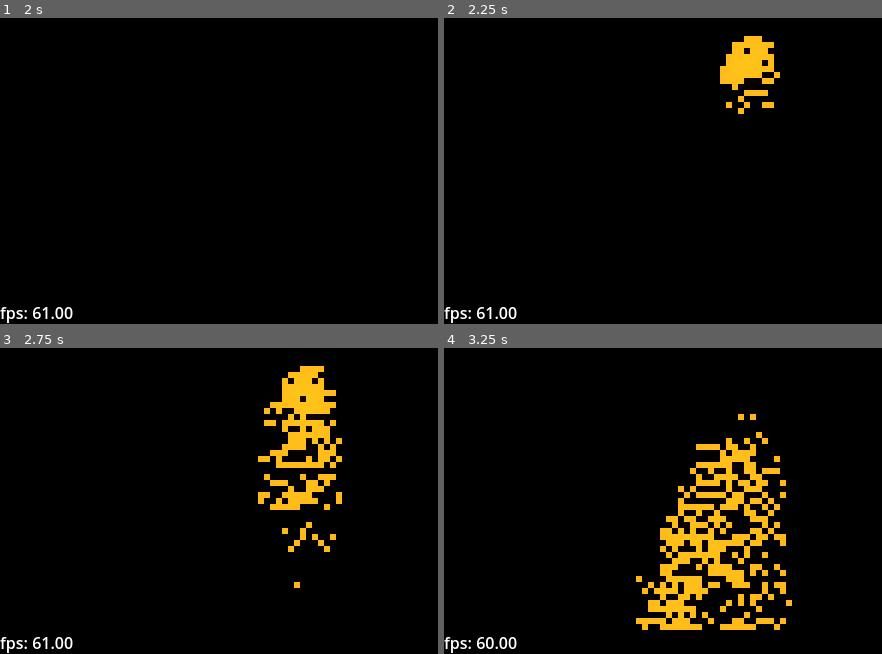
Above: before the commit, frames 1-4 (two rows, left to right).
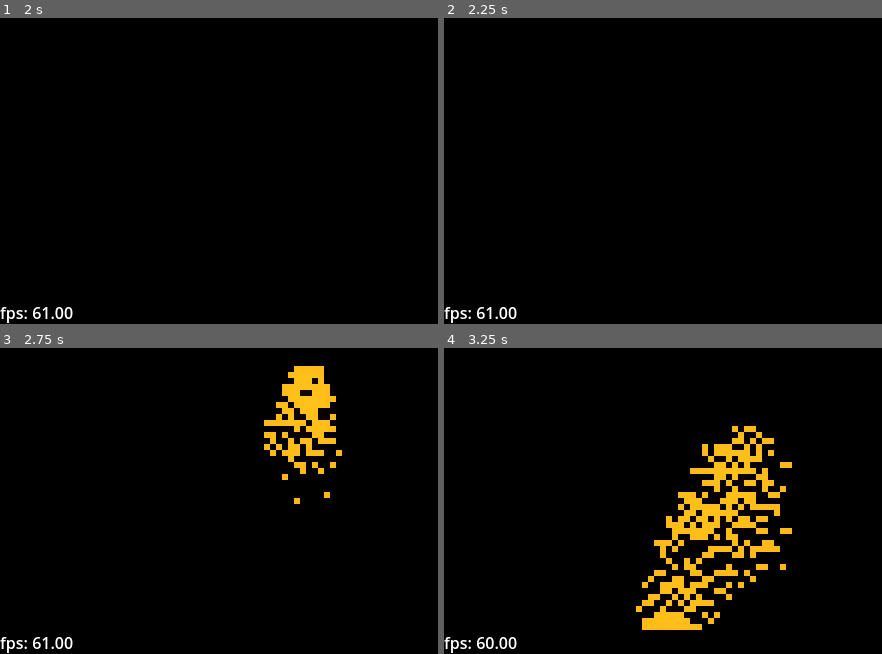
Above: after the commit, the same moments.

Repository: kiwijuice56/sand-spoon
Game: Godot game, scene res://main/main.tscn
Same seed, same stepped clock (60 frames per second), same inputs: the game is played once before the commit and once after it.
Inputs (mouse positions are in pixels of both pictures, inside the frame that each line leads up to):
- Up to frame 1 (2 s): tap Enter at 0.5 s; move the mouse to (367, 112) at 0.52 s; hold 0 0.53-1.28 s; tap 1 at 0.8, 1.35 s; tap Space at 1.25 s; move the mouse to (153, 152) at 1.27 s; tap 0 at 1.55 s
- Up to frame 2 (2.25 s): move the mouse to (750, 48) at 2.02 s; press the mouse at (750, 48) at 2.03 s
- Up to frame 3 (2.75 s): tap 1 at 2.3 s
- Up to frame 4 (3.25 s): move the mouse to (676, 537) at 2.77 s; release the mouse at (676, 537) at 2.78 s; tap 0 at 2.85 s

Frame 1 is identical in both runs. In frame 2, 1.7% of the frame differs, in the area x 63-77%, y 5-32%; in frame 3, 3.5%; in frame 4, 8.4%, in the area x 43-80%, y 21-93%.

Commit message:
Lazy drawing painting fix

Diff:
--- a/main/painter/painter.gd
+++ b/main/painter/painter.gd
@@ -22,6 +22,11 @@
 	if Input.is_action_just_released("tap"):
 		is_tapping = false
 
+	if Input.is_key_pressed(KEY_0):
+		current_element = "empty"
+	if Input.is_key_pressed(KEY_1):
+		current_element = "sand"
+
 func paint_line(start: Vector2, end: Vector2, line_width: int, element_name: String) -> void:
 	if start.distance_to(end) > line_width / 2.0:
 		var point: Vector2 = start
--- a/main/simulation/simulation.gd
+++ b/main/simulation/simulation.gd
@@ -53,7 +53,6 @@
 			draw_rect(rect, Color.RED.lightened(chunk_count[chunk_row * chunk_width + chunk_col] / float(chunk_size * chunk_size)), false)
 
 func _process(_delta: float) -> void:
-	chunk_update.fill(0)
 	for i in range(chunk_width * chunk_height):
 		if chunk_count[i] == 0:
 			continue
@@ -103,7 +102,7 @@
 			var col: int = j % chunk_size + i % chunk_width * chunk_size
 
 			image.set_pixel(col, row, elements[cell_id[row * width + col]].get_color(self, row, col))
-
+	chunk_update.fill(0)
 	texture.set_image(image)
 
 static func fast_randf() -> float:
